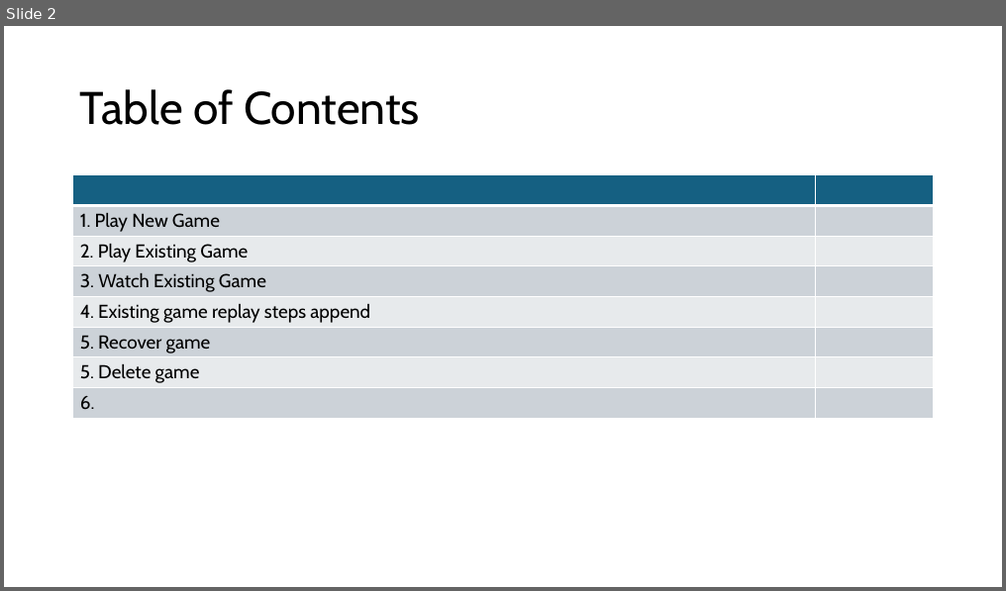
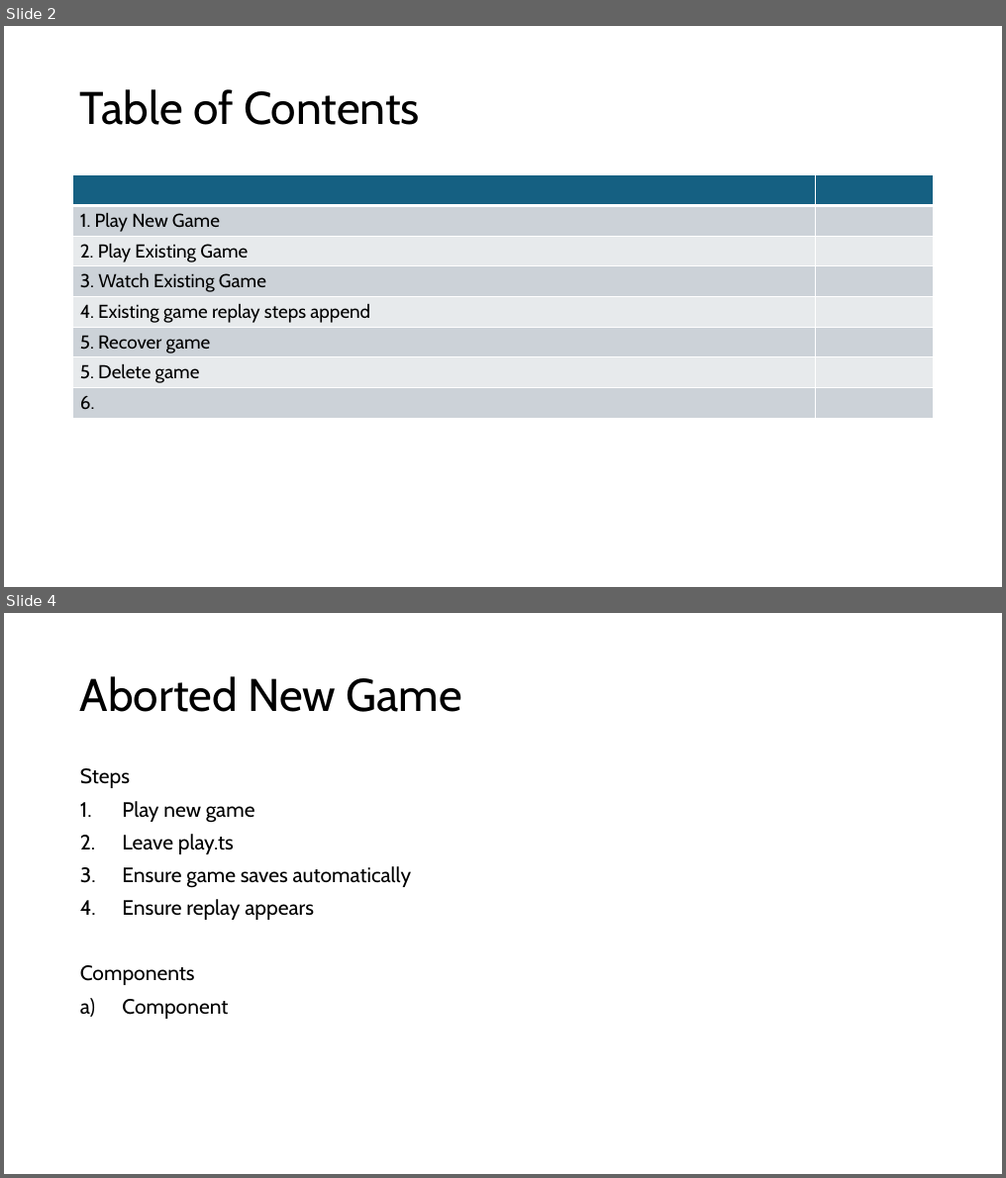
Before and after one commit to marcjohnston/AngbandOS, a slide deck: Documents/Web Front-End Test Cases.pptx. Shown one above the other, each under a label of ours: slide 2 before the commit, slides 2 and 4 after it; the slides between them are not shown. The pictures are 1006x591 and 1006x1178 pixels, drawn with LibreOffice and Linux fonts; fonts in the diff are those of the drawing. Boxes give left, top, right and bottom in pixels: in the first picture for what was removed or moved away, otherwise in the second. Text is boxed around its words. In the diff, an @@ line names an element or a change of style, - is before the commit and + after.

Commit message:
Move cached attributes into the Game object. Updates for the Web.

```diff
--- a/Documents/Web Front-End Test Cases.pptx
+++ b/Documents/Web Front-End Test Cases.pptx
@@ slide 4 added at box(4, 613, 1002, 1174), background #FFFFFF @@
@@ title added at box(80, 676, 462, 712), 44 pt, text #000000 @@
+Aborted New Game
@@ text added at box(80, 768, 412, 1019), 20 pt, text #000000 @@
+Steps
+1. Play new game
+2. Leave play.ts
+3. Ensure game saves automatically
+4. Ensure replay appears
+Components
+a) Component
```
Also in this commit, not shown: 3 slides changed, 3 other slides added, 28 other files.
